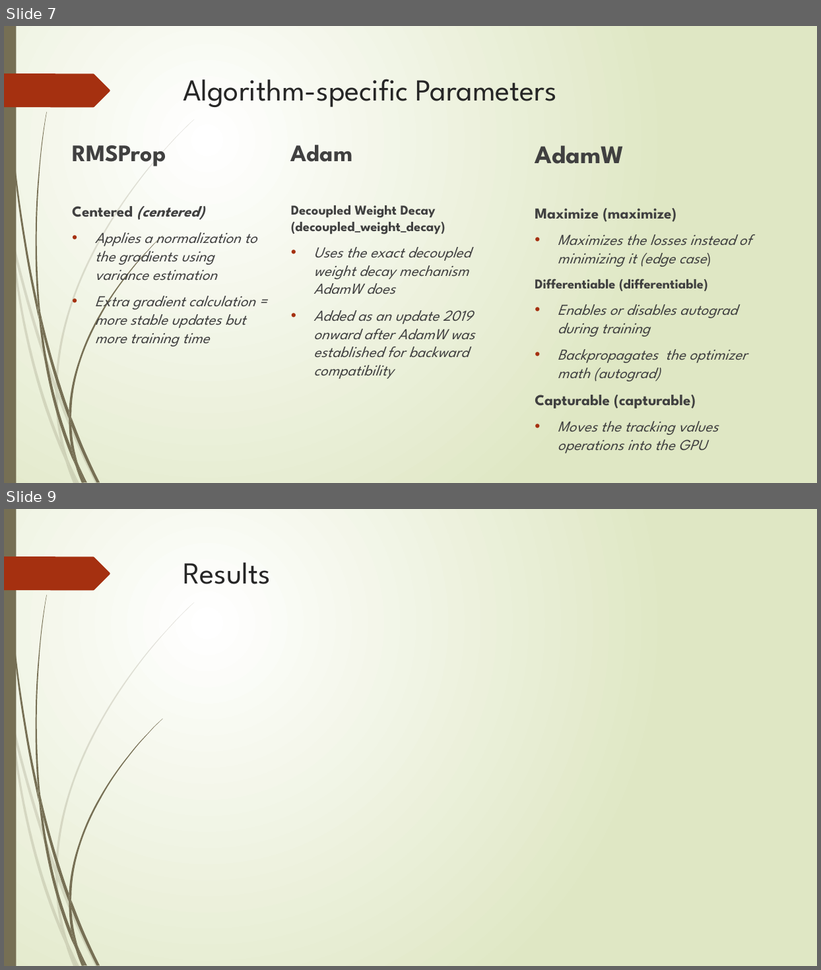
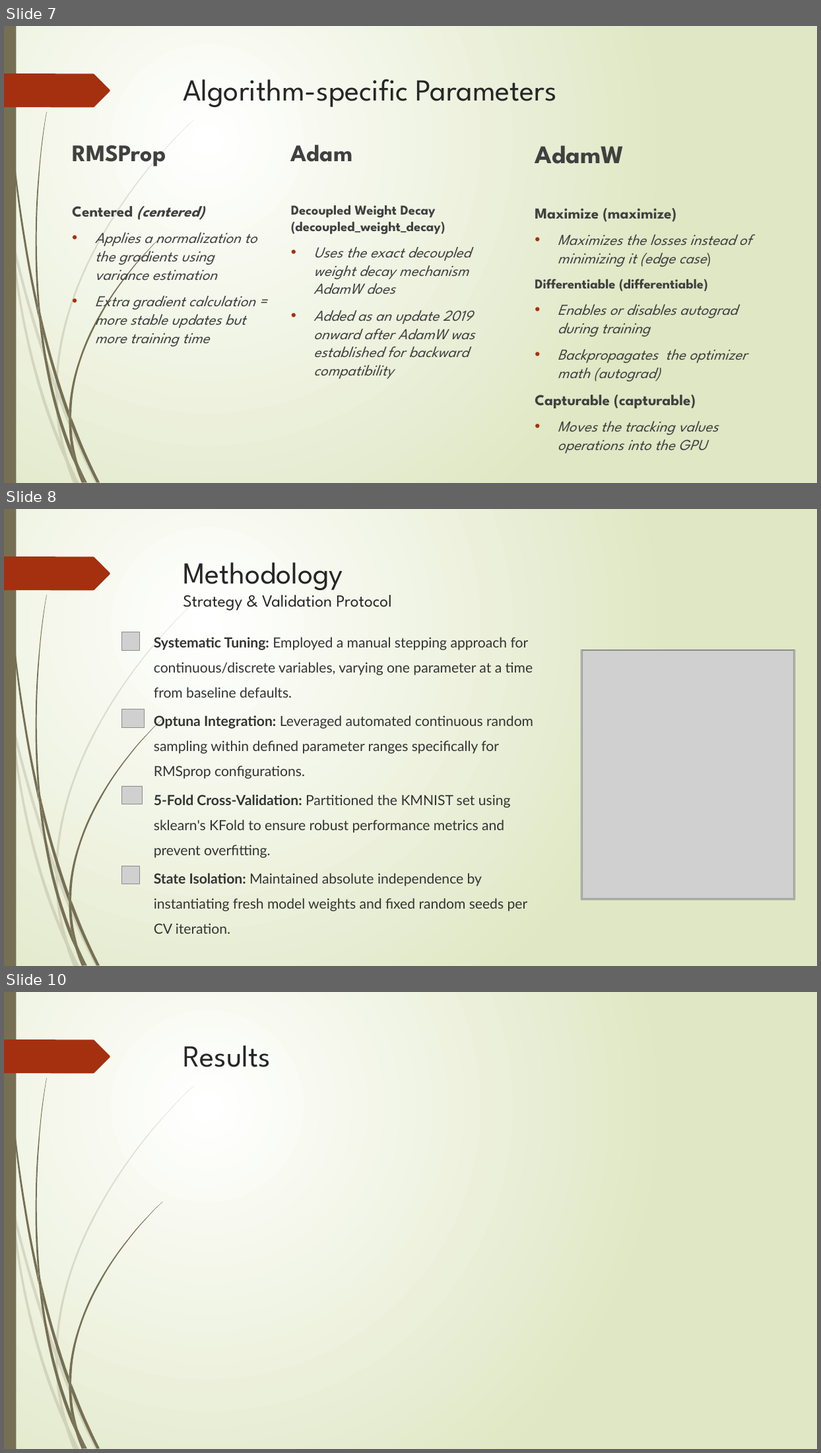
Before and after one commit to yaofu-yang/aigc-5500-midterm-project, a slide deck: slides/midterm-slides.pptx. Shown one above the other, each under a label of ours: slides 7 and 9 before the commit, slides 7, 8 and 10 after it; the slides between them are not shown. The pictures are 821x970 and 821x1453 pixels, drawn with LibreOffice and Linux fonts; fonts in the diff are those of the drawing; grey boxes stand for pictures. Boxes give left, top, right and bottom in pixels: in the first picture for what was removed or moved away, otherwise in the second. Text is boxed around its words. In the diff, an @@ line names an element or a change of style, - is before the commit and + after.

```diff
--- a/slides/midterm-slides.pptx
+++ b/slides/midterm-slides.pptx
@@ slide 8 added at (x1=4, y1=509, x2=817, y2=966), background gradient #FFFFFF to #DFE8C4; not listed: 24 template elements that a slide beside it also shows @@
@@ title added at (x1=183, y1=562, x2=391, y2=611), 20 pt, text #262626 @@
+Methodology
+Strategy & Validation Protocol
@@ picture added at (x1=122, y1=632, x2=140, y2=650) @@
@@ text added at (x1=154, y1=637, x2=533, y2=698), 16.5 pt, text #333333 @@
+Systematic Tuning: Employed a manual stepping approach for continuous/discrete variables, varying one parameter at a time from baseline defaults.
@@ picture added at (x1=582, y1=650, x2=795, y2=900) @@
@@ picture added at (x1=583, y1=650, x2=794, y2=899) @@
@@ picture added at (x1=122, y1=710, x2=145, y2=728) @@
@@ text added at (x1=154, y1=716, x2=533, y2=779), 16.5 pt, text #333333 @@
+Optuna Integration: Leveraged automated continuous random sampling within defined parameter ranges specifically for RMSprop configurations.
@@ picture added at (x1=122, y1=787, x2=143, y2=805) @@
@@ text added at (x1=154, y1=795, x2=511, y2=833), 16.5 pt, text #333333 @@
+5-Fold Cross-Validation: Partitioned the KMNIST set using sklearn's KFold to ensure robust performance metrics and prevent overfitting.
@@ picture added at (x1=122, y1=866, x2=140, y2=884) @@
@@ text added at (x1=154, y1=873, x2=528, y2=934), 16.5 pt, text #333333 @@
+State Isolation: Maintained absolute independence by instantiating fresh model weights and fixed random seeds per CV iteration.
@@ what was slide 9 is now slide 10 @@
```
Also in this commit, not shown: 1 other slide added, 1 slide removed.
